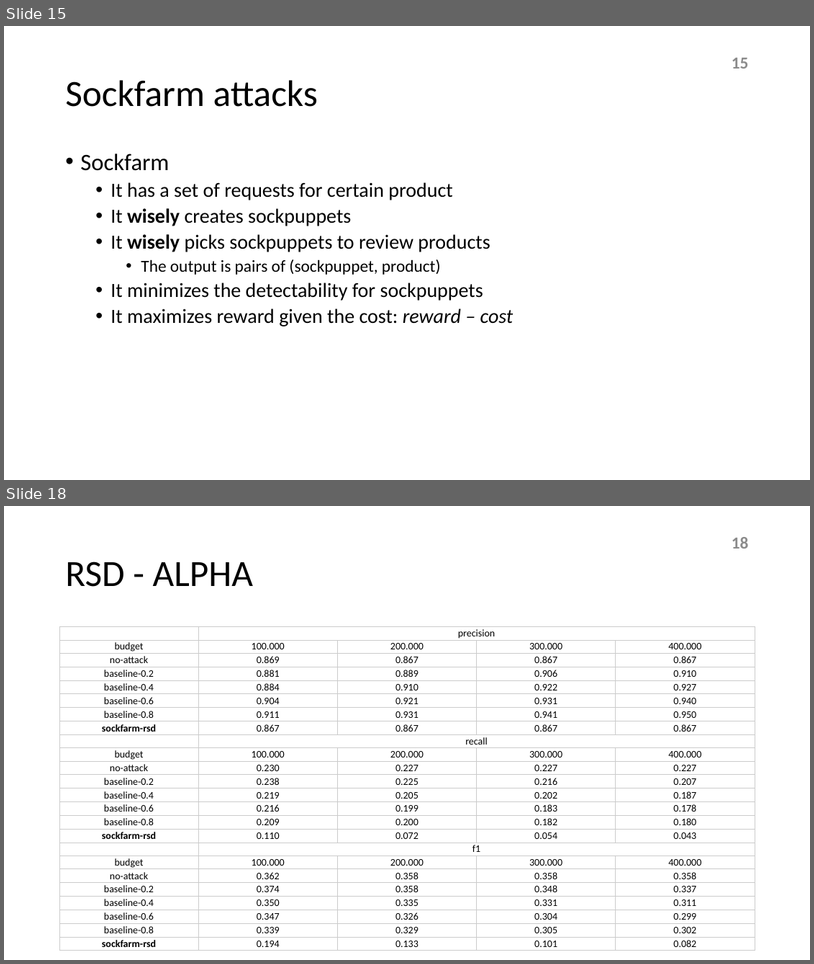
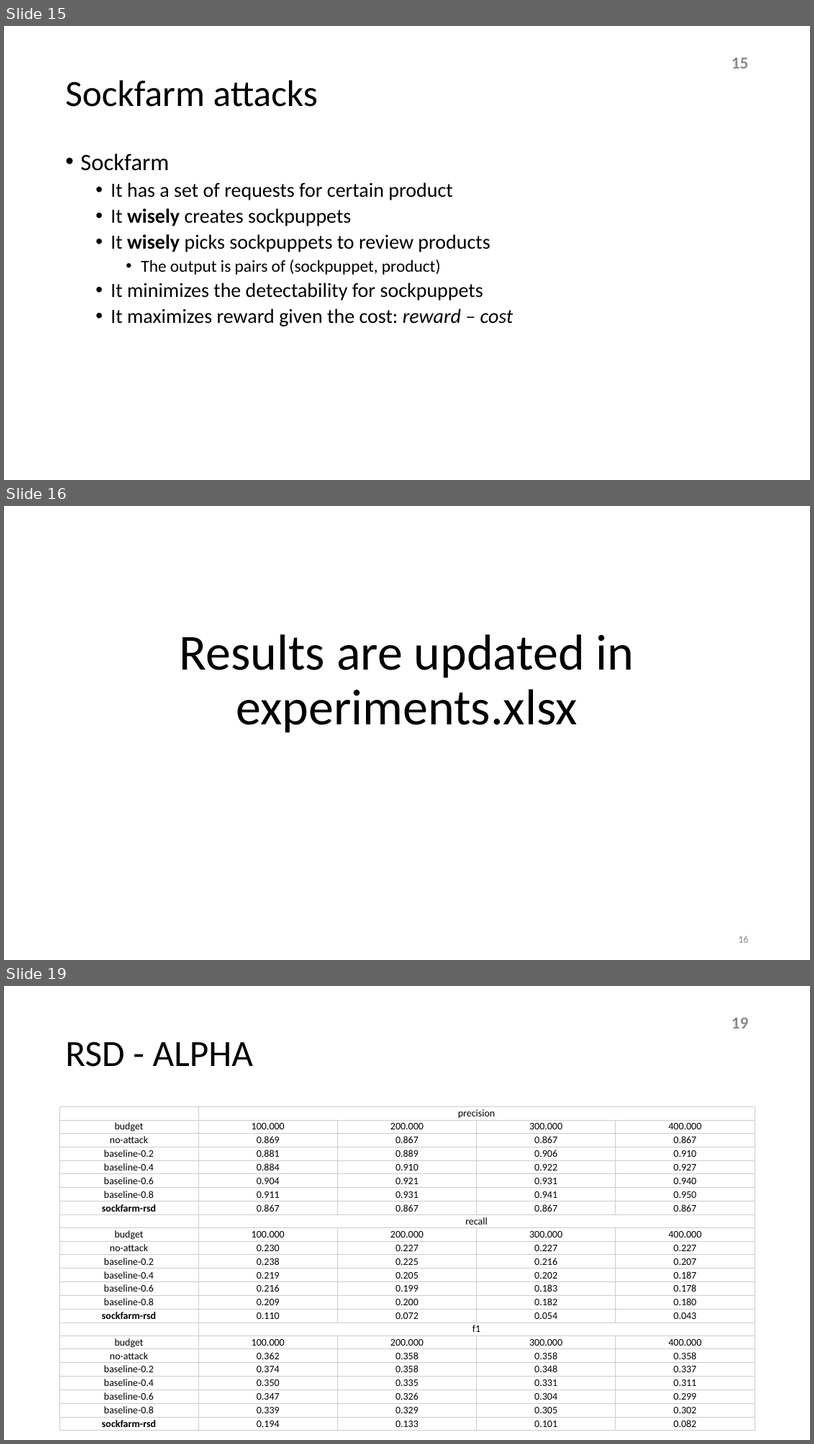
Before and after one commit to hellokayas/Sockfarm-Project, a slide deck: resources/sockfarm.pptx. Shown one above the other, each under a label of ours: slides 15 and 18 before the commit, slides 15, 16 and 19 after it; the slides between them are not shown. The pictures are 814x964 and 814x1444 pixels, drawn with LibreOffice and Linux fonts; fonts in the diff are those of the drawing. Boxes give left, top, right and bottom in pixels: in the first picture for what was removed or moved away, otherwise in the second. Text is boxed around its words. In the diff, an @@ line names an element or a change of style, - is before the commit and + after.

```diff
--- a/resources/sockfarm.pptx
+++ b/resources/sockfarm.pptx
@@ slide 16 added at <box>4,506,810,960</box>, background #FFFFFF @@
@@ title added at <box>180,634,635,733</box>, 60 pt, text #000000 @@
+Results are updated in experiments.xlsx
@@ page number added at <box>738,936,748,942</box>, 12 pt, text #8C8C8C @@
+16
@@ what was slide 18 is now slide 19 @@
@@ page number at <box>732,1018,749,1028</box>: text changed @@
-18
+19
```
Also in this commit, not shown: 2 slides changed, 1 other file.
